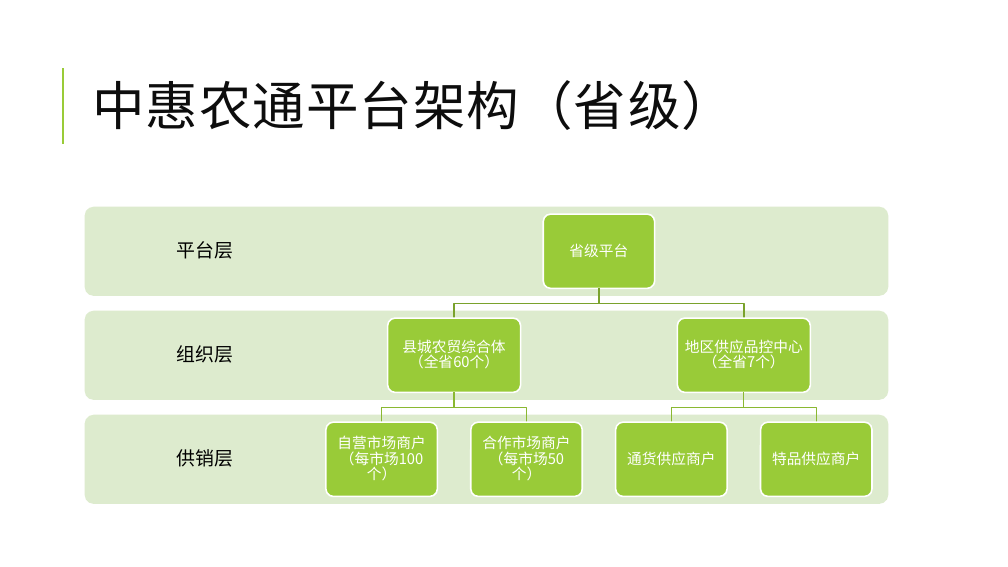
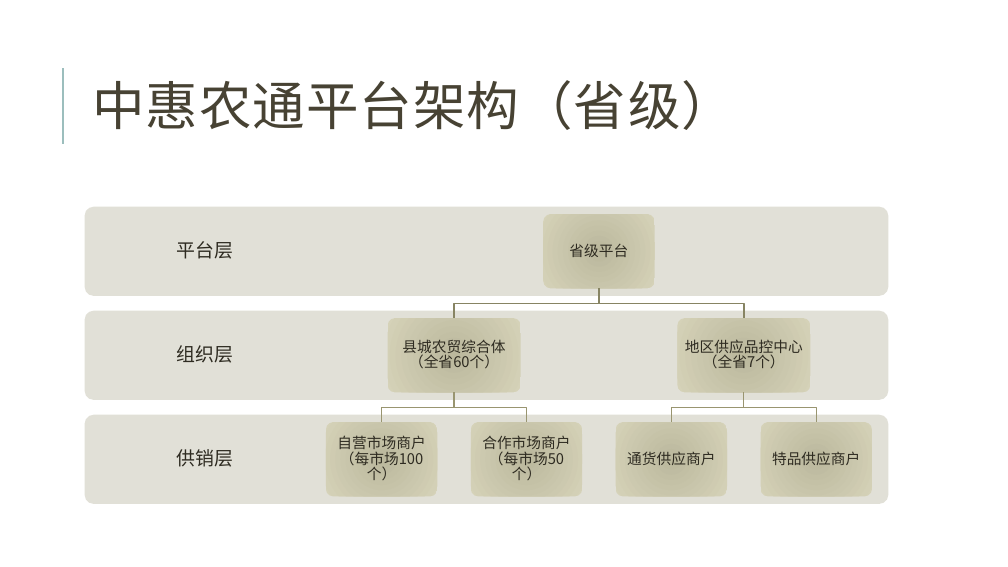
Before and after one commit to jzgi/chainsmart, a slide deck: slide 25 of Docs/品链供销平台.pptx. Drawn at 1008x567 pixels with LibreOffice and Linux fonts; fonts in the diff are those of the drawing. Boxes give left, top, right and bottom in pixels: in the first picture for what was removed or moved away, otherwise in the second. Text is boxed around its words. In the diff, an @@ line names an element or a change of style, - is before the commit and + after.

```diff
--- a/Docs/品链供销平台.pptx
+++ b/Docs/品链供销平台.pptx
@@ title "中惠农通平台架构（省级）" at box(92, 80, 734, 130): text colour #0D0D0D to #474233 @@
@@ line (63, 144) - (63, 68): stroke #99CB38 1.5 pt to #9CBEBD 1.5 pt @@
@@ text colour #000000 to #2E2B21 in 3 elements at box(177, 449, 234, 467), box(177, 345, 234, 363), box(177, 241, 234, 259) @@
@@ fill #DEECCE to #E2E1D7 in 3 elements at box(85, 415, 889, 504), box(85, 311, 889, 400), box(85, 206, 889, 296) @@
@@ freeform shape at box(454, 289, 600, 318): outline #7BA32D 1.25 pt to #878463 1.25 pt @@
@@ freeform shape at box(599, 289, 744, 318): outline #7BA32D 1.25 pt to #878463 1.25 pt @@
@@ outline #8BB833 1.25 pt to #999671 1.25 pt in 4 elements at box(382, 392, 454, 422), box(454, 392, 527, 422), box(671, 392, 744, 422), box(744, 392, 817, 422) @@
@@ fill #99CB38 to gradient #BBB89D to #D5D2B9; outline #FFFFFF 1.5 pt to none in 7 elements at box(544, 214, 655, 288), box(388, 318, 521, 392), box(326, 422, 437, 496), box(471, 422, 582, 496), box(678, 318, 811, 392), box(616, 422, 727, 496), box(761, 422, 872, 496) @@
@@ text colour #FFFFFF to #2E2B21 in 7 elements at box(569, 243, 628, 257), box(402, 340, 505, 368), box(337, 435, 425, 468), box(482, 435, 570, 468), box(685, 339, 803, 368), box(627, 452, 715, 465), box(772, 451, 860, 465) @@
```
Also in this commit, not shown: 27 other slides changed, 13 other files.
